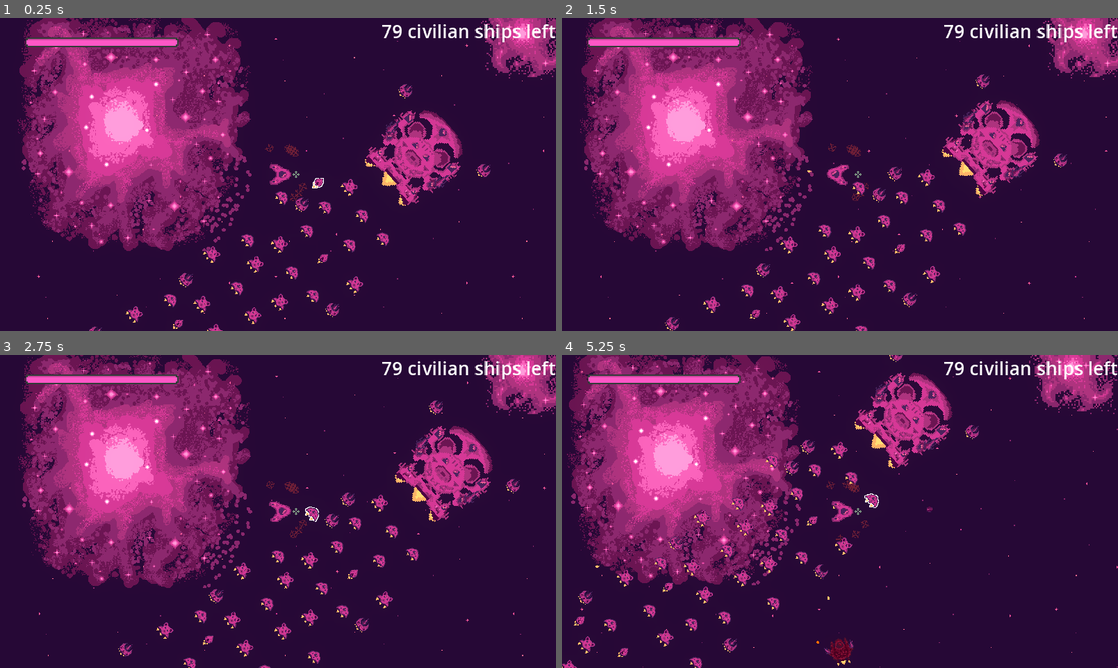
Above: before the commit, frames 1-4 (two rows, left to right).
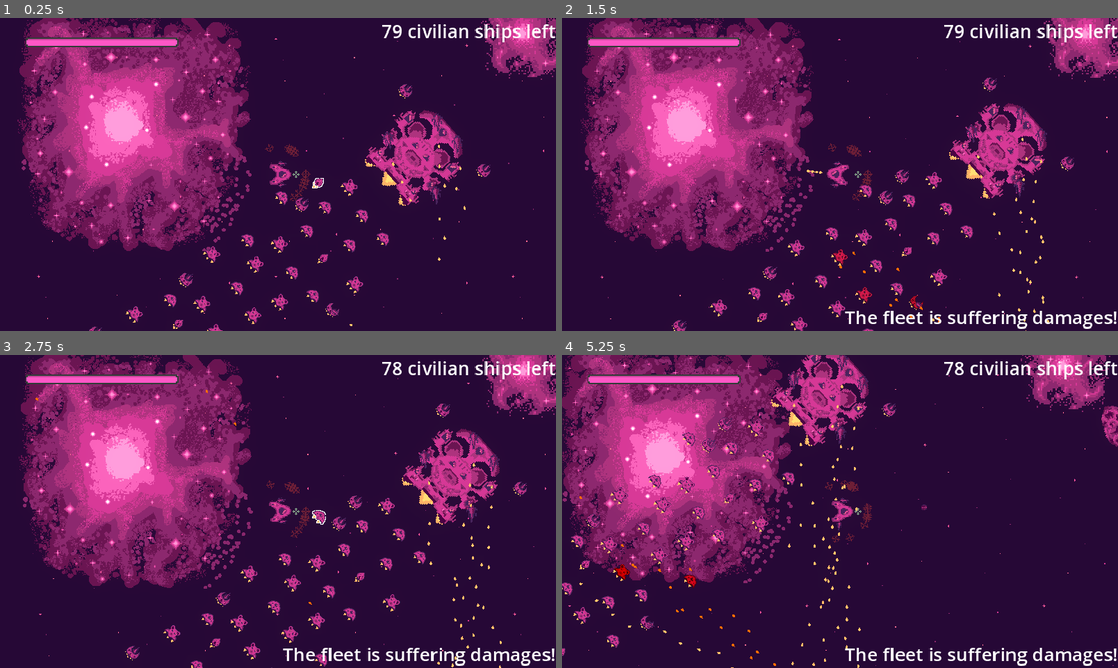
Above: after the commit, the same moments.

Repository: bear-minimum-studio/space-bear
Game: Godot game, scene res://Game.tscn
Same seed, same stepped clock (60 frames per second), same inputs: the game is played once before the commit and once after it.
Inputs:
- Up to frame 1 (0.25 s): no input
- Up to frame 2 (1.5 s): tap Enter (upgrade) at 0.5 s; hold Right (turn_right) 0.53-1.28 s; tap Down (decelerate) at 0.6 s; hold Ctrl (brake) from 1.28 s (still down); tap Space (fire) at 1.35 s
- Up to frame 3 (2.75 s): release Ctrl (brake) at 2.03 s; hold Right (turn_right) from 2.03 s (still down); hold G (grappling_hook) from 2.03 s (still down)
- Up to frame 4 (5.25 s): release Right (turn_right) at 2.78 s; release G (grappling_hook) at 2.78 s; hold Up (accelerate) 2.78-3.53 s; tap F (turret_fire) at 2.85 s; hold Left (turn_left) 3.53-5.03 s; tap Down (decelerate) at 3.6 s; tap Space (fire) at 4.35 s; hold Ctrl (brake) from 5.03 s (still down); hold G (grappling_hook) from 5.03 s (still down)

The runs differ from the first frame. In frame 1, 0.4% of the frame differs, in the area x 50-84%, y 30-99%; in frame 2, 14%; in frame 3, 14%; in frame 4, 27%, in the area x 0-100%, y 0-100%.

Commit message:
les grosses mitrailleuses lol

Diff:
--- a/World.tscn
+++ b/World.tscn
@@ -34,6 +34,8 @@
 
 [node name="Player" parent="." instance=ExtResource("1_yasag")]
 position = Vector2(159, 130)
+max_speed = 245.0
+time_to_max_speed = 0.45
 
 [node name="Camera2D" type="Camera2D" parent="Player"]
 zoom = Vector2(0.4, 0.4)
@@ -385,6 +387,21 @@
 [node name="Enemy" parent="Enemies" instance=ExtResource("7_fjohj")]
 position = Vector2(1702, 904)
 
+[node name="Enemy13" parent="Enemies" instance=ExtResource("7_fjohj")]
+position = Vector2(1737, 426)
+
+[node name="Enemy14" parent="Enemies" instance=ExtResource("7_fjohj")]
+position = Vector2(2157, 117)
+
+[node name="Enemy15" parent="Enemies" instance=ExtResource("7_fjohj")]
+position = Vector2(2235, 841)
+
+[node name="Enemy16" parent="Enemies" instance=ExtResource("7_fjohj")]
+position = Vector2(1959, 547)
+
+[node name="Enemy17" parent="Enemies" instance=ExtResource("7_fjohj")]
+position = Vector2(1781, 105)
+
 [node name="Enemy12" parent="Enemies" instance=ExtResource("7_fjohj")]
 position = Vector2(971, 856)
 
--- a/health-system/HealthSystem.gd
+++ b/health-system/HealthSystem.gd
@@ -2,7 +2,7 @@
 class_name HealthSystem
 extends Node2D
 
-@export_range(1, 200) var max_health = 1
+@export_range(1, 500) var max_health = 1
 
 @onready var health = max_health
 
--- a/npc/AbstractShip.tscn
+++ b/npc/AbstractShip.tscn
@@ -18,6 +18,7 @@
 [node name="NavigationAgent2D" type="NavigationAgent2D" parent="."]
 
 [node name="HealthSystem" parent="." instance=ExtResource("2_butel")]
+max_health = 1
 
 [node name="HurtAnimation" parent="." instance=ExtResource("3_e5uby")]
 
--- a/npc/Turret.gd
+++ b/npc/Turret.gd
@@ -8,6 +8,8 @@
 	BulletType.ENEMY: "enemy_shoot",
 	BulletType.ALLY: "shoot"
 }
+
+const TRUCQUIARROSE = PI/24
 
 @export_range(0.5,50.0) var bullets_per_second = 5.0
 @onready var shooting_speed = 1.0 / bullets_per_second
@@ -38,7 +40,9 @@
 	else:
 		shooter_velocity = shooter.velocity
 
-	Events.emit_signal(bullet_type_mapping[bullet_type], nozzle.global_position, self.global_rotation, shooter_velocity)
+	var imprecision = randf_range(-TRUCQUIARROSE, TRUCQUIARROSE)
+
+	Events.emit_signal(bullet_type_mapping[bullet_type], nozzle.global_position, self.global_rotation + imprecision, shooter_velocity)
 
 	_reloading = true
 	await get_tree().create_timer(shooting_speed).timeout
--- a/npc/Turret.tscn
+++ b/npc/Turret.tscn
@@ -4,12 +4,13 @@
 [ext_resource type="Texture2D" uid="uid://dawessb8b5xl2" path="res://npc/tourelle.png" id="2_nviab"]
 
 [sub_resource type="CircleShape2D" id="CircleShape2D_0uq2m"]
-radius = 157.204
+radius = 381.0
 
 [node name="Turret" type="Area2D"]
 collision_layer = 0
 collision_mask = 2
 script = ExtResource("1_s1iw8")
+bullets_per_second = 15.0
 
 [node name="CollisionShape2D" type="CollisionShape2D" parent="."]
 shape = SubResource("CircleShape2D_0uq2m")
--- a/npc/civilians/CivilianShip.tscn
+++ b/npc/civilians/CivilianShip.tscn
@@ -29,4 +29,4 @@
 shape = SubResource("CapsuleShape2D_l23cd")
 
 [node name="HealthSystem" parent="." index="4"]
-max_health = 3
+max_health = 50
--- a/npc/enemies/Enemy.tscn
+++ b/npc/enemies/Enemy.tscn
@@ -30,13 +30,11 @@
 position = Vector2(0, 25)
 collision_mask = 8
 targets_group = "flock"
-bullets_per_second = 2.0
 
 [node name="Turret2" parent="." index="5" instance=ExtResource("4_s7kpp")]
 position = Vector2(0, -24)
 collision_mask = 8
 targets_group = "flock"
-bullets_per_second = 2.0
 
 [node name="HealthSystem" parent="." index="6"]
-max_health = 20
+max_health = 200
--- a/npc/mother-ship/MotherShip.tscn
+++ b/npc/mother-ship/MotherShip.tscn
@@ -26,16 +26,28 @@
 shape = SubResource("RectangleShape2D_mfv0e")
 
 [node name="HealthSystem" parent="." index="4"]
-max_health = 30
+max_health = 500
 
 [node name="Turret2" parent="." index="5" instance=ExtResource("4_niboy")]
 position = Vector2(-15, -80)
 scale = Vector2(2, 2)
 bullet_type = 1
 
-[node name="Turret" parent="." index="6" instance=ExtResource("4_niboy")]
+[node name="Turret3" parent="." index="6" instance=ExtResource("4_niboy")]
+position = Vector2(93, -39)
+scale = Vector2(2, 2)
+bullet_type = 1
+
+[node name="Turret4" parent="." index="7" instance=ExtResource("4_niboy")]
+position = Vector2(95, 26)
+scale = Vector2(2, 2)
+bullet_type = 1
+
+[node name="Turret" parent="." index="8" instance=ExtResource("4_niboy")]
 position = Vector2(-13, 77)
 scale = Vector2(2, 2)
 bullet_type = 1
 
 [editable path="Turret2"]
+[editable path="Turret3"]
+[editable path="Turret4"]
--- a/player/Player.gd
+++ b/player/Player.gd
@@ -34,8 +34,6 @@
 var turret_ship_scene = preload("res://npc/civilians/TurretShip.tscn")
 
 func _shoot():
-	if _reloading:
-		return
 
 	Events.emit_signal("shoot", global_position, global_rotation, linear_velocity)
 
--- a/player/Player.tscn
+++ b/player/Player.tscn
@@ -14,6 +14,7 @@
 [ext_resource type="PackedScene" uid="uid://b1a6w4bh4br5v" path="res://helpers/hurt-animation/HurtAnimation.tscn" id="12_uwy2g"]
 [ext_resource type="PackedScene" uid="uid://ba06loe142qwy" path="res://player/SelectionZone.tscn" id="13_n8rio"]
 [ext_resource type="PackedScene" uid="uid://g2uw1el2x1ea" path="res://hud/radar/PlayerRadar.tscn" id="14_fhr4g"]
+[ext_resource type="PackedScene" uid="uid://boraidb6nocfq" path="res://npc/Turret.tscn" id="15_26jpn"]
 
 [sub_resource type="CapsuleShape2D" id="CapsuleShape2D_nobpd"]
 radius = 57.4704
@@ -89,5 +90,13 @@
 
 [node name="PlayerRadar" parent="." instance=ExtResource("14_fhr4g")]
 
+[node name="Turret" parent="." instance=ExtResource("15_26jpn")]
+position = Vector2(0, -24)
+bullet_type = 1
+
+[node name="Turret2" parent="." instance=ExtResource("15_26jpn")]
+position = Vector2(0, 22)
+bullet_type = 1
+
 [connection signal="shoot" from="P2Turret/P2TurretControl" to="." method="_on_turret_control_shoot"]
 [connection signal="hp_changed" from="HealthSystem" to="." method="_on_health_system_hp_changed"]
Not shown: 1 places in player/Player.tscn that only renumber resources
